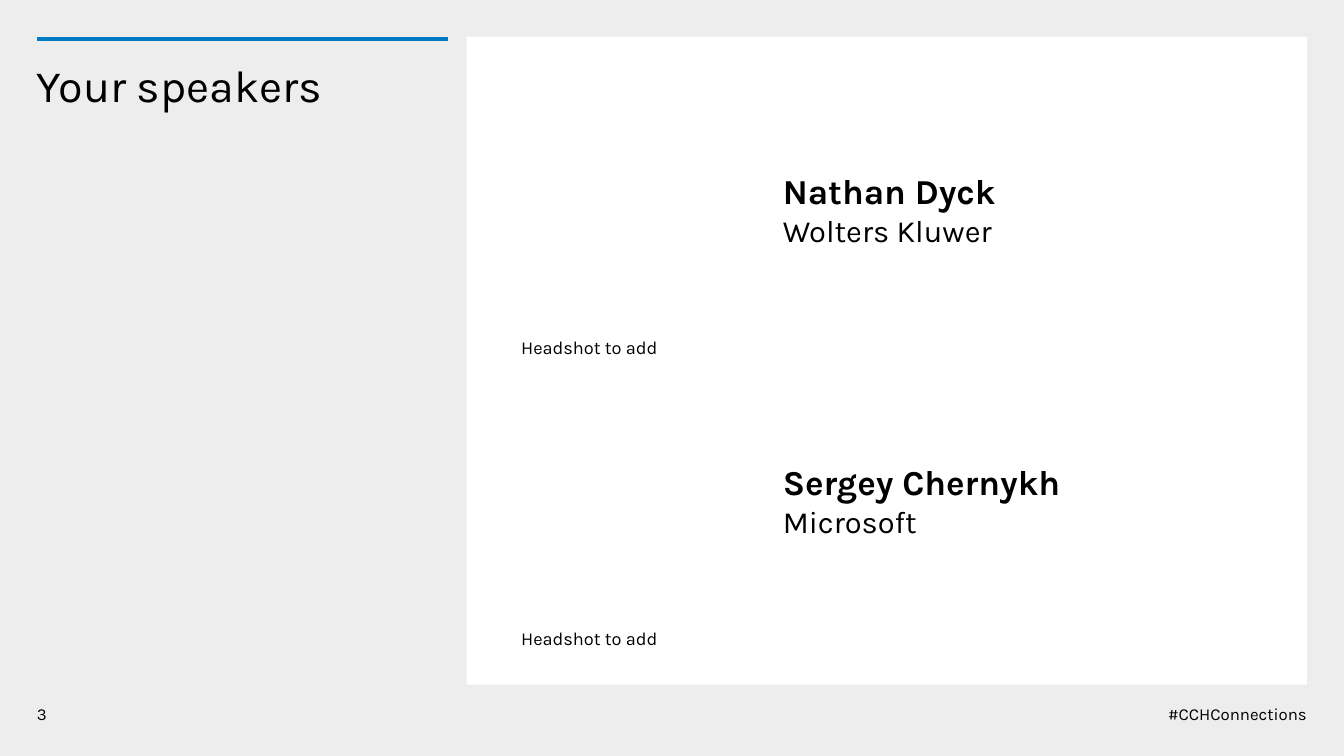
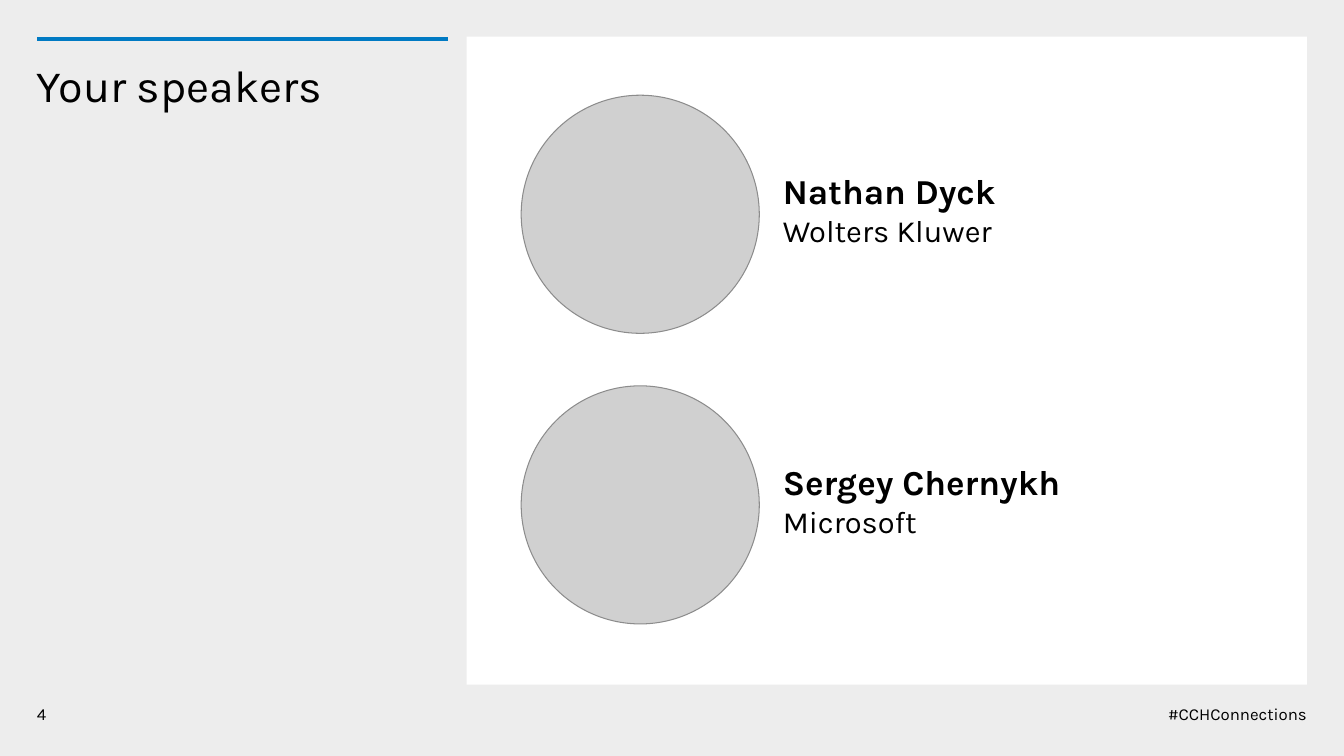
Before and after one commit to nathandyck/wk-tax-api, a slide deck: slide 4 of presentation/CCH-Connections-2026-WK-template.pptx (slide 3 before the commit). Drawn at 1344x756 pixels with LibreOffice and Linux fonts; fonts in the diff are those of the drawing; grey boxes stand for pictures. Boxes give left, top, right and bottom in pixels: in the first picture for what was removed or moved away, otherwise in the second. Text is boxed around its words. In the diff, an @@ line names an element or a change of style, - is before the commit and + after.

```diff
--- a/presentation/CCH-Connections-2026-WK-template.pptx
+++ b/presentation/CCH-Connections-2026-WK-template.pptx
@@ picture added at (521,95,759,333) @@
@@ text removed at (521,341,658,355) @@
-Headshot to add
@@ picture added at (521,386,759,624) @@
@@ text removed at (521,632,658,646) @@
-Headshot to add
@@ page number at (37,709,46,720): text changed @@
-3
+4
```
Also in this commit, not shown: 20 other slides changed, 10 slides added, 10 slides removed.
